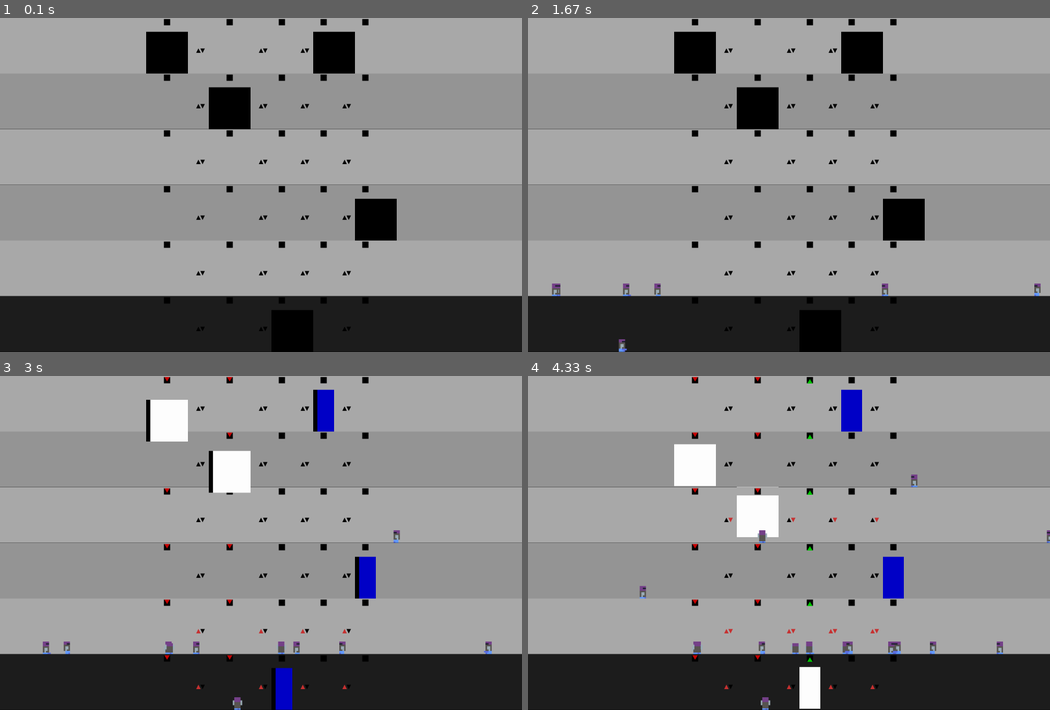
Above: before the commit, frames 1-4 (two rows, left to right).
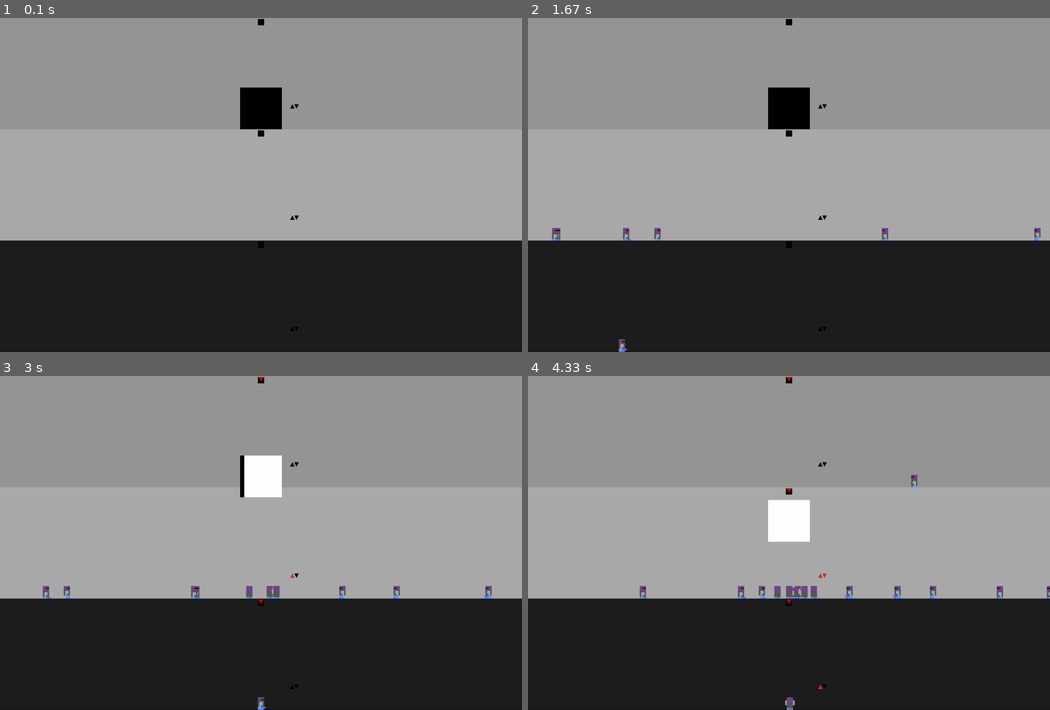
Above: after the commit, the same moments.

Repository: niklasdhein/EiP-Praktium-Aufzugssimulation
Game: pygame game, started from simulation.py
Same seed, same stepped clock (60 frames per second), same inputs: the game is played once before the commit and once after it.
Inputs:
- Up to frame 1 (0.1 s): no input
- Up to frame 2 (1.67 s): no input
- Up to frame 3 (3 s): no input
- Up to frame 4 (4.33 s): no input

The runs differ from the first frame. In frame 1, 23% of the frame differs, in the area x 0-100%, y 0-100%; in frame 2, 24%; in frame 3, 23%; in frame 4, 23%.

Commit message:
tür gefixt

Diff:
--- a/building.py
+++ b/building.py
@@ -42,5 +42,3 @@
         if self.base_level == None:
             self.base_level = self.levels[-1]
             self.base_level.type = "normal"
-
-        print(f"basement at {self.base_level.level}")
--- a/config.json
+++ b/config.json
@@ -1,6 +1,6 @@
 {
-    "elevator_count": 5,
-    "level_count": 6,
+    "elevator_count": 1,
+    "level_count": 3,
     "big_elevator_spawn_probability": 0.3,
     "elevator_mode": "algorithm",
     "passenger_spawn_chance": 1,
--- a/elevator_controller.py
+++ b/elevator_controller.py
@@ -88,7 +88,7 @@
             elevator.door = pygame.Rect(
                 elevator.graphics.x,
                 elevator.graphics.y,
-                elevator.graphics.height,
+                elevator.graphics.width,
                 elevator.graphics.height
             )
 
